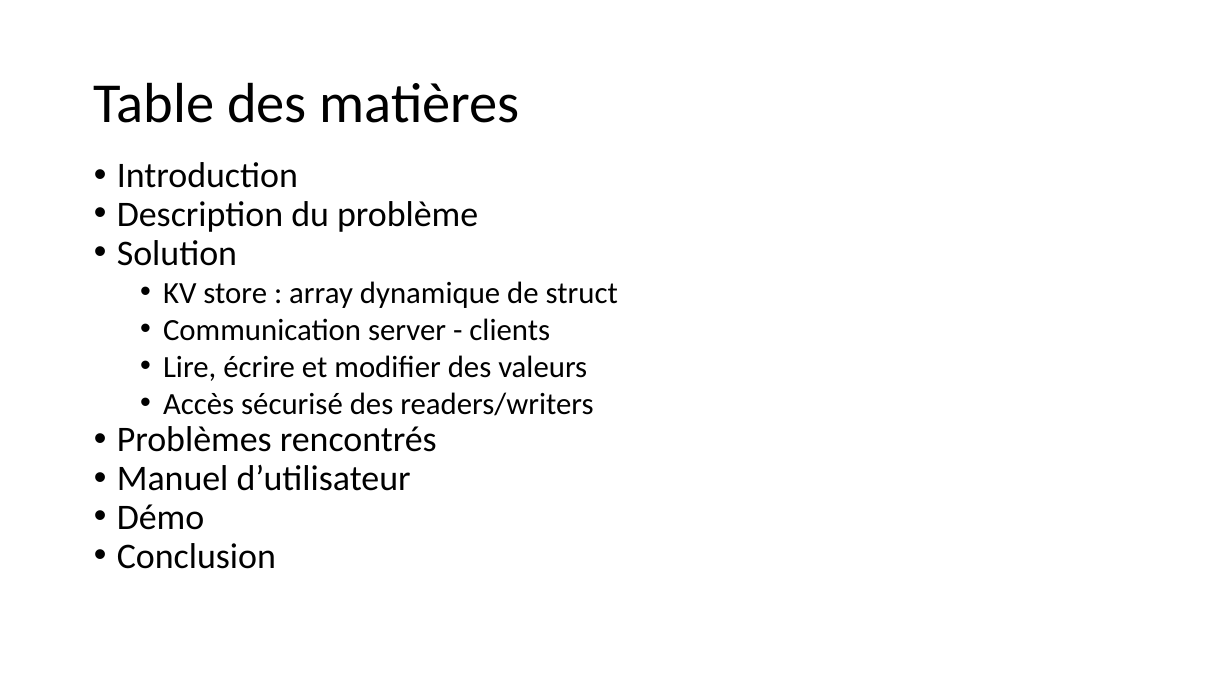
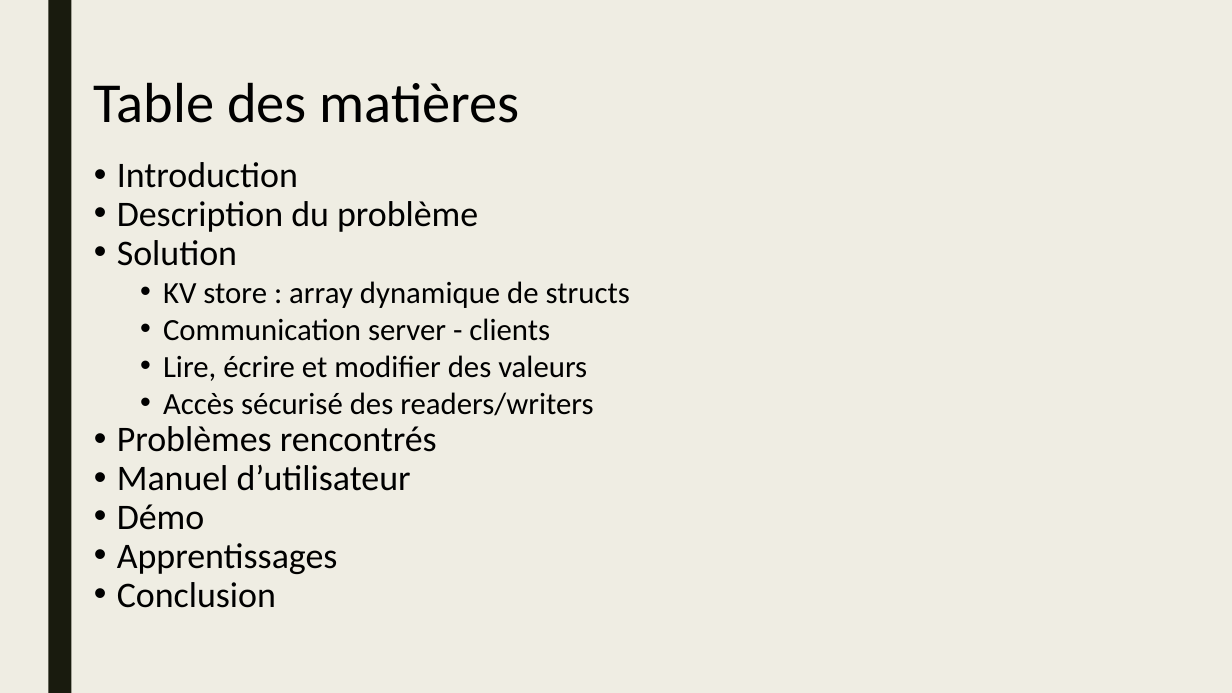
Before and after one commit to inefix/Key-Value-Store, a slide deck: slide 2 of presentation/KVS_presentation.pptx. Drawn at 1232x693 pixels with LibreOffice and Linux fonts; fonts in the diff are those of the drawing. Boxes give left, top, right and bottom in pixels: in the first picture for what was removed or moved away, otherwise in the second. Text is boxed around its words. In the diff, an @@ line names an element or a change of style, - is before the commit and + after.

```diff
--- a/presentation/KVS_presentation.pptx
+++ b/presentation/KVS_presentation.pptx
@@ background #FFFFFF to #EFEDE3 @@
@@ rectangle added at (48, 0, 71, 693), fill #191B0E @@
@@ text at (163, 281, 630, 308): text changed @@
-  • KV store : array dynamique de struct
+  • KV store : array dynamique de structs
@@ text at (117, 543, 338, 574): paragraph added @@
+• Apprentissages
```
Also in this commit, not shown: 11 other slides changed, 2 slides added, 2 slides removed.
